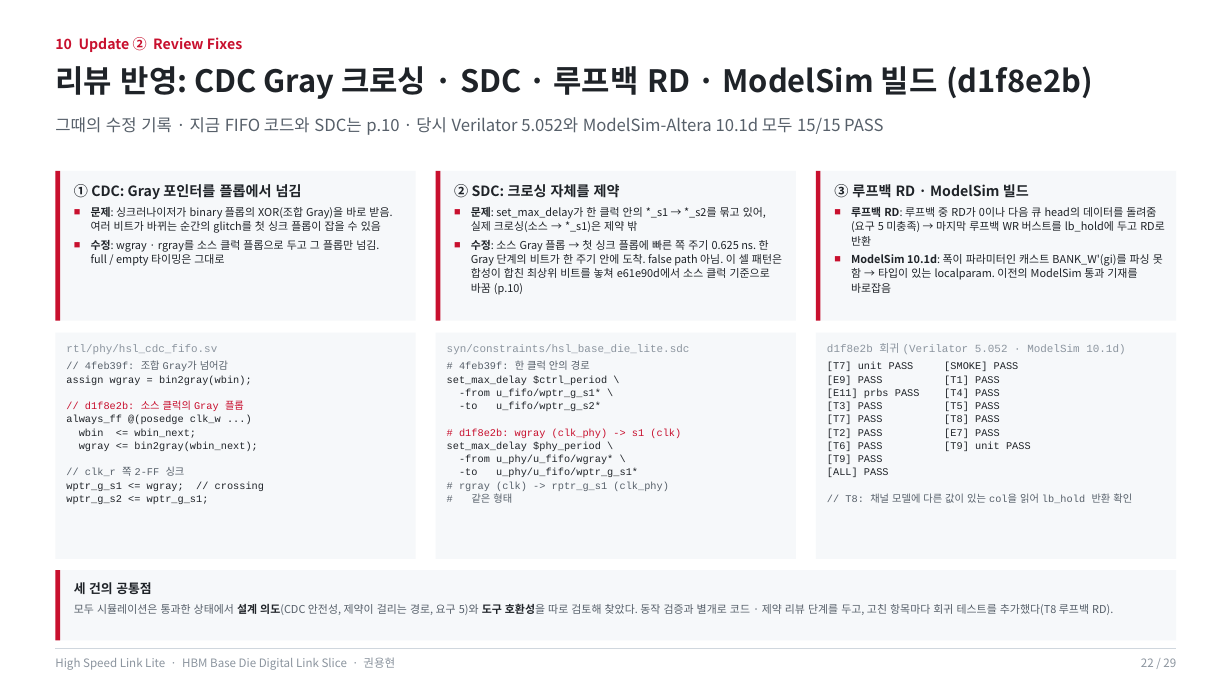
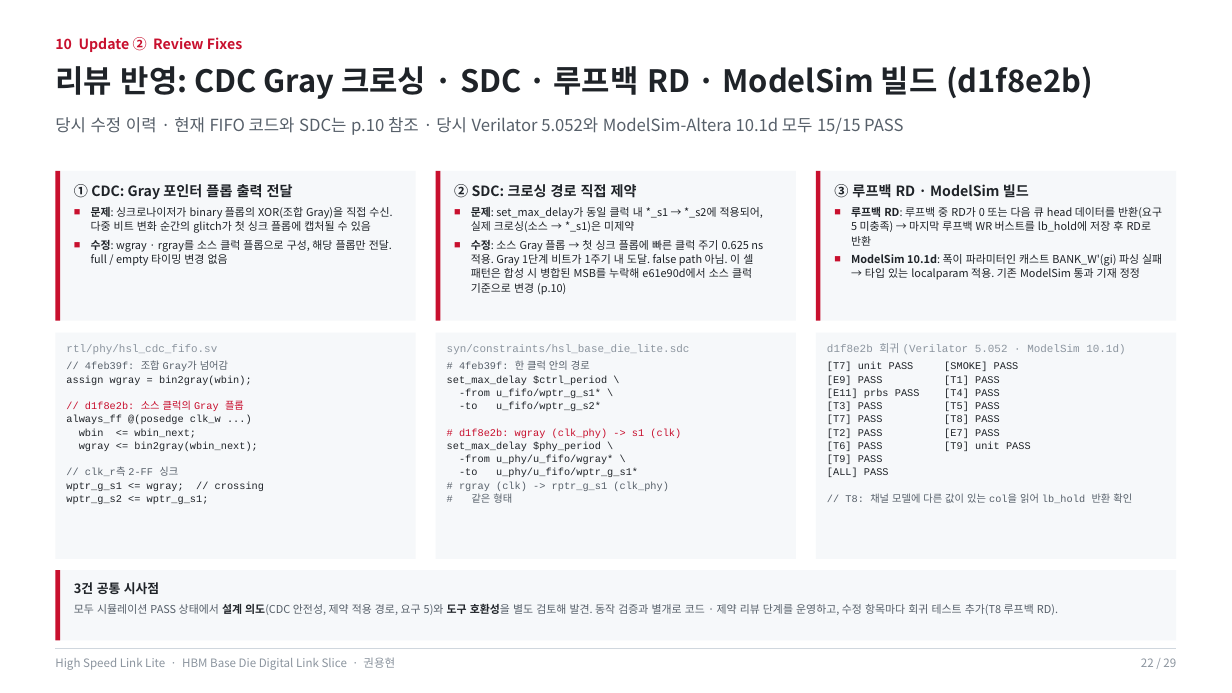
Before and after one commit to yhkwon-git/High_Speed_Link_Lite, a slide deck: slide 22 of portfolio-deck/HighSpeedLinkLite_Portfolio.pptx. Drawn at 1232x693 pixels with LibreOffice and Linux fonts; fonts in the diff are those of the drawing. Boxes give left, top, right and bottom in pixels: in the first picture for what was removed or moved away, otherwise in the second. Text is boxed around its words. In the diff, an @@ line names an element or a change of style, - is before the commit and + after.

```diff
--- a/portfolio-deck/HighSpeedLinkLite_Portfolio.pptx
+++ b/portfolio-deck/HighSpeedLinkLite_Portfolio.pptx
@@ text at box(55, 117, 903, 135): text changed @@
-그때의 수정 기록 · 지금 FIFO 코드와 SDC는 p.10 · 당시 Verilator 5.052와 ModelSim-Altera 10.1d 모두 15/15 PASS
+당시 수정 이력 · 현재 FIFO 코드와 SDC는 p.10 참조 · 당시 Verilator 5.052와 ModelSim-Altera 10.1d 모두 15/15 PASS
@@ text at box(74, 182, 392, 266): text changed @@
-① CDC: Gray 포인터를 플롭에서 넘김
-■ 문제: 싱크러나이저가 binary 플롭의 XOR(조합 Gray)을 바로 받음. 여러 비트가 바뀌는 순간의 glitch를 첫 싱크 플롭이 잡을 수 있음
-■ 수정: wgray · rgray를 소스 클럭 플롭으로 두고 그 플롭만 넘김. full / empty 타이밍은 그대로
+① CDC: Gray 포인터 플롭 출력 전달
+■ 문제: 싱크로나이저가 binary 플롭의 XOR(조합 Gray)을 직접 수신. 다중 비트 변화 순간의 glitch가 첫 싱크 플롭에 캡처될 수 있음
+■ 수정: wgray · rgray를 소스 클럭 플롭으로 구성, 해당 플롭만 전달. full / empty 타이밍 변경 없음
@@ text at box(454, 184, 763, 295): text changed @@
-② SDC: 크로싱 자체를 제약
-■ 문제: set_max_delay가 한 클럭 안의 *_s1 → *_s2를 묶고 있어, 실제 크로싱(소스 → *_s1)은 제약 밖
-■ 수정: 소스 Gray 플롭 → 첫 싱크 플롭에 빠른 쪽 주기 0.625 ns. 한 Gray 단계의 비트가 한 주기 안에 도착. false path 아님. 이 셀 패턴은 합성이 합친 최상위 비트를 놓쳐 e61e90d에서 소스 클럭 기준으로 바꿈 (p.10)
+② SDC: 크로싱 경로 직접 제약
+■ 문제: set_max_delay가 동일 클럭 내 *_s1 → *_s2에 적용되어, 실제 크로싱(소스 → *_s1)은 미제약
+■ 수정: 소스 Gray 플롭 → 첫 싱크 플롭에 빠른 클럭 주기 0.625 ns 적용. Gray 1단계 비트가 1주기 내 도달. false path 아님. 이 셀 패턴은 합성 시 병합된 MSB를 누락해 e61e90d에서 소스 클럭 기준으로 변경 (p.10)
@@ text at box(851, 207, 1162, 280): text changed @@
-■ 루프백 RD: 루프백 중 RD가 0이나 다음 큐 head의 데이터를 돌려줌(요구 5 미충족) → 마지막 루프백 WR 버스트를 lb_hold에 두고 RD로 반환
-■ ModelSim 10.1d: 폭이 파라미터인 캐스트 BANK_W'(gi)를 파싱 못 함 → 타입이 있는 localparam. 이전의 ModelSim 통과 기재를 바로잡음
+■ 루프백 RD: 루프백 중 RD가 0 또는 다음 큐 head 데이터를 반환(요구 5 미충족) → 마지막 루프백 WR 버스트를 lb_hold에 저장 후 RD로 반환
+■ ModelSim 10.1d: 폭이 파라미터인 캐스트 BANK_W'(gi) 파싱 실패 → 타입 있는 localparam 적용. 기존 ModelSim 통과 기재 정정
@@ text at box(85, 467, 178, 476): text changed @@
-// clk_r 쪽 2-FF 싱크
+// clk_r측 2-FF 싱크
@@ text at box(74, 582, 1058, 615): text changed @@
-세 건의 공통점
-모두 시뮬레이션은 통과한 상태에서 설계 의도(CDC 안전성, 제약이 걸리는 경로, 요구 5)와 도구 호환성을 따로 검토해 찾았다. 동작 검증과 별개로 코드 · 제약 리뷰 단계를 두고, 고친 항목마다 회귀 테스트를 추가했다(T8 루프백 RD).
+3건 공통 시사점
+모두 시뮬레이션 PASS 상태에서 설계 의도(CDC 안전성, 제약 적용 경로, 요구 5)와 도구 호환성을 별도 검토해 발견. 동작 검증과 별개로 코드 · 제약 리뷰 단계를 운영하고, 수정 항목마다 회귀 테스트 추가(T8 루프백 RD).
```
Also in this commit, not shown: 26 other slides changed, 1 other file.
